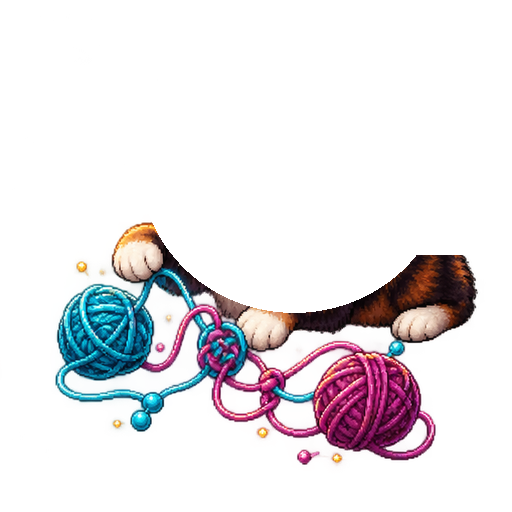
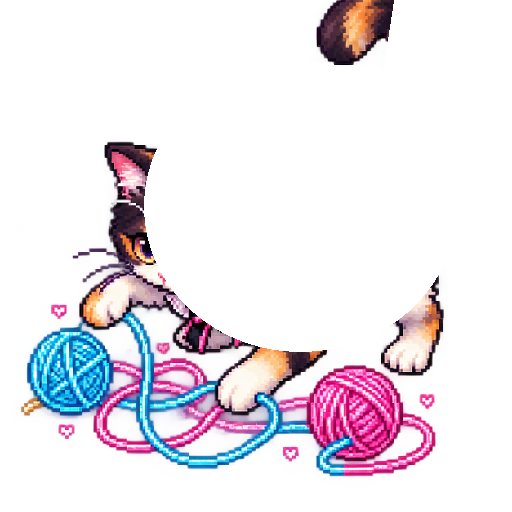
Before/after of a 512 x 512 layered artwork. What changed in the layer stack:
painted on "head" over left=144, top=49, right=457, bottom=352
painted on "tail" over left=383, top=0, right=394, bottom=60
